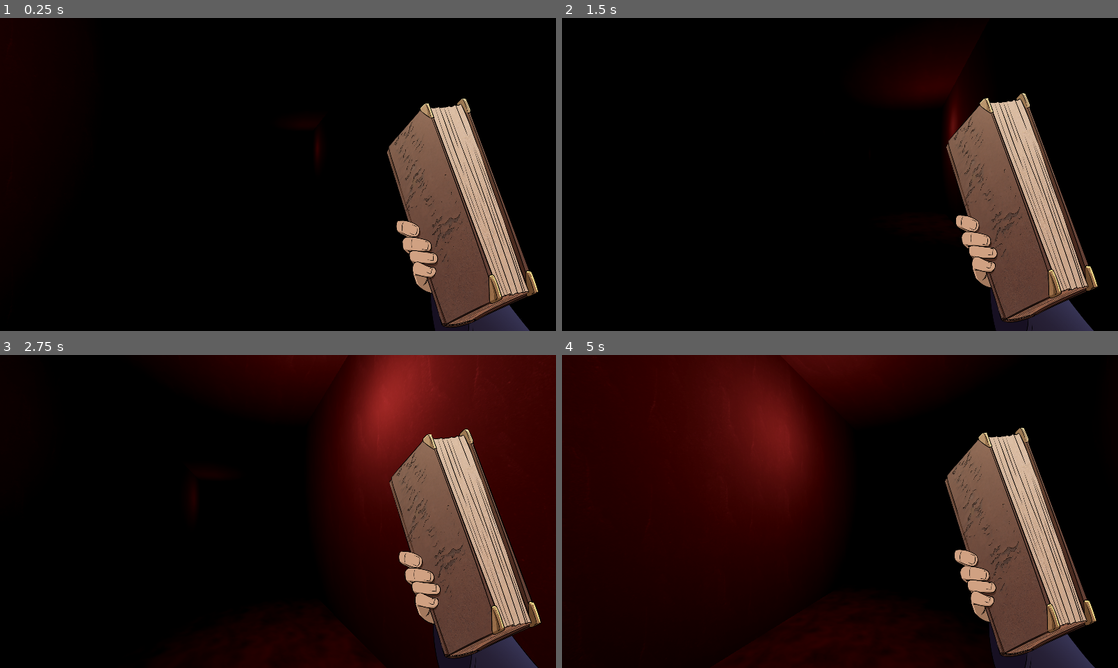
Above: before the commit, frames 1-4 (two rows, left to right).
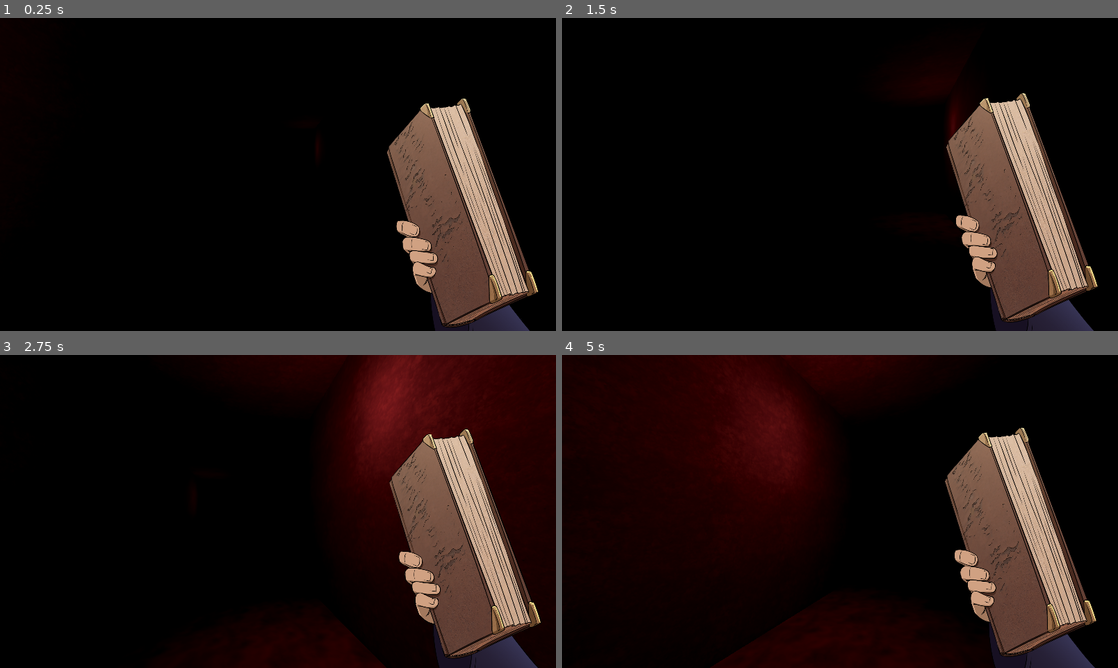
Above: after the commit, the same moments.

Repository: Bigaston/LDJam55
Game: Godot game, scene res://scenes/main.tscn
Two runs of this game, one before a commit and one after it. Both use one fixed random seed, a clock stepped at 60 frames per second and the inputs below.
Inputs (mouse positions are in pixels of both pictures, inside the frame that each line leads up to):
- Up to frame 1 (0.25 s): no input
- Up to frame 2 (1.5 s): tap Enter at 0.5 s; move the mouse to (867, 174) at 0.52 s; hold W (move_forward) from 0.53 s (still down); tap Space (use_spell) at 0.6, 1.35 s; move the mouse to (812, 174) at 1.27 s
- Up to frame 3 (2.75 s): keep holding W (move_forward); move the mouse to (289, 505) at 2.02 s; tap Space (use_spell) at 2.1 s
- Up to frame 4 (5 s): keep holding W (move_forward); move the mouse to (834, 517) at 2.77 s; tap Space (use_spell) at 2.85, 3.6, 4.35 s; move the mouse to (878, 514) at 3.52 s; move the mouse to (795, 508) at 4.27 s

The runs differ from the first frame. In frame 1, less than 0.1% of the frame differs, in the area x 6-7%, y 18-19%; in frame 2, less than 0.1%; in frame 3, 6.7%, in the area x 40-100%, y 0-98%; in frame 4, 5.6%.

Commit message:
Inté son du banshee

Diff:
--- a/default_bus_layout.tres
+++ b/default_bus_layout.tres
@@ -9,7 +9,7 @@
 bus/1/send = &"Master"
 bus/2/name = &"Music"
 bus/2/solo = false
-bus/2/mute = false
+bus/2/mute = true
 bus/2/bypass_fx = false
 bus/2/volume_db = 0.0
 bus/2/send = &"Master"
--- a/objects/monster_legs/Harpie_Leg.tscn
+++ b/objects/monster_legs/Harpie_Leg.tscn
@@ -1,6 +1,33 @@
-[gd_scene load_steps=2 format=3 uid="uid://bocaatiuyhe5j"]
+[gd_scene load_steps=5 format=3 uid="uid://bocaatiuyhe5j"]
 
 [ext_resource type="Texture2D" uid="uid://bfu7v8bh7o5dm" path="res://resources/textures/monsters/Harpie/BansheeLegs_muscle.png" id="1_r1y43"]
+[ext_resource type="AudioStream" uid="uid://csscnepbyflij" path="res://resources/audio/audio streams/L_B.tres" id="2_owuau"]
+
+[sub_resource type="Animation" id="Animation_40u23"]
+resource_name = "Walk"
+loop_mode = 1
+tracks/0/type = "method"
+tracks/0/imported = false
+tracks/0/enabled = true
+tracks/0/path = NodePath("Sounds/Legs")
+tracks/0/interp = 1
+tracks/0/loop_wrap = true
+tracks/0/keys = {
+"times": PackedFloat32Array(0, 0.5),
+"transitions": PackedFloat32Array(1, 1),
+"values": [{
+"args": [0.0],
+"method": &"play"
+}, {
+"args": [0.0],
+"method": &"play"
+}]
+}
+
+[sub_resource type="AnimationLibrary" id="AnimationLibrary_a01ew"]
+_data = {
+"Walk": SubResource("Animation_40u23")
+}
 
 [node name="HarpieLeg" type="Sprite3D"]
 pixel_size = 0.0018
@@ -8,5 +35,13 @@
 texture = ExtResource("1_r1y43")
 
 [node name="AnimationPlayer" type="AnimationPlayer" parent="."]
+libraries = {
+"": SubResource("AnimationLibrary_a01ew")
+}
+autoplay = "Walk"
 
 [node name="Sounds" type="Node3D" parent="."]
+
+[node name="Legs" type="AudioStreamPlayer3D" parent="Sounds"]
+stream = ExtResource("2_owuau")
+bus = &"SFX"
--- a/resources/audio/audio streams/L_B.tres
+++ b/resources/audio/audio streams/L_B.tres
@@ -1,20 +1,29 @@
-[gd_resource type="AudioStreamRandomizer" load_steps=5 format=3 uid="uid://csscnepbyflij"]
+[gd_resource type="AudioStreamRandomizer" load_steps=9 format=3 uid="uid://csscnepbyflij"]
 
-[sub_resource type="AudioStreamWAV" id="AudioStreamWAV_wrhdx"]
-
-[sub_resource type="AudioStreamWAV" id="AudioStreamWAV_ubilc"]
-
-[sub_resource type="AudioStreamWAV" id="AudioStreamWAV_kl0nm"]
-
-[sub_resource type="AudioStreamWAV" id="AudioStreamWAV_116wc"]
+[ext_resource type="AudioStream" uid="uid://cm4n4yfdm3thc" path="res://resources/audio/sources/monster_limbs/legs/L_B-Claws-001.wav" id="1_jmlbx"]
+[ext_resource type="AudioStream" uid="uid://83mq8m3kiqeg" path="res://resources/audio/sources/monster_limbs/legs/L_B-Claws-002.wav" id="2_gplpp"]
+[ext_resource type="AudioStream" uid="uid://desusd27ufd61" path="res://resources/audio/sources/monster_limbs/legs/L_B-Claws-003.wav" id="3_d8f3h"]
+[ext_resource type="AudioStream" uid="uid://dwq4q5g4q3om8" path="res://resources/audio/sources/monster_limbs/legs/L_B-Claws-004.wav" id="4_ex20s"]
+[ext_resource type="AudioStream" uid="uid://fo3kahc1ycnc" path="res://resources/audio/sources/monster_limbs/legs/L_B-Claws-005.wav" id="5_83c2j"]
+[ext_resource type="AudioStream" uid="uid://bu3jfggh2hl0s" path="res://resources/audio/sources/monster_limbs/legs/L_B-Claws-006.wav" id="6_m23pl"]
+[ext_resource type="AudioStream" uid="uid://bvwqdt1lcllpd" path="res://resources/audio/sources/monster_limbs/legs/L_B-Claws-007.wav" id="7_xhbus"]
+[ext_resource type="AudioStream" uid="uid://dms4uo8xc7l62" path="res://resources/audio/sources/monster_limbs/legs/L_B-Claws-008.wav" id="8_pfqvh"]
 
 [resource]
-streams_count = 4
-stream_0/stream = SubResource("AudioStreamWAV_wrhdx")
+streams_count = 8
+stream_0/stream = ExtResource("1_jmlbx")
 stream_0/weight = 1.0
-stream_1/stream = SubResource("AudioStreamWAV_ubilc")
+stream_1/stream = ExtResource("2_gplpp")
 stream_1/weight = 1.0
-stream_2/stream = SubResource("AudioStreamWAV_kl0nm")
+stream_2/stream = ExtResource("3_d8f3h")
 stream_2/weight = 1.0
-stream_3/stream = SubResource("AudioStreamWAV_116wc")
+stream_3/stream = ExtResource("4_ex20s")
 stream_3/weight = 1.0
+stream_4/stream = ExtResource("5_83c2j")
+stream_4/weight = 1.0
+stream_5/stream = ExtResource("6_m23pl")
+stream_5/weight = 1.0
+stream_6/stream = ExtResource("7_xhbus")
+stream_6/weight = 1.0
+stream_7/stream = ExtResource("8_pfqvh")
+stream_7/weight = 1.0
--- a/resources/materials/wall_material.tres
+++ b/resources/materials/wall_material.tres
@@ -1,7 +1,7 @@
 [gd_resource type="StandardMaterial3D" load_steps=2 format=3 uid="uid://bkri1w7v87df7"]
 
-[ext_resource type="Texture2D" uid="uid://btw614aadlkms" path="res://resources/textures/walls/textureWalls1.png" id="1_llhvs"]
+[ext_resource type="Texture2D" uid="uid://i7swsnbu3fy5" path="res://resources/textures/walls/textureWalls2.png" id="1_mb8ia"]
 
 [resource]
-albedo_texture = ExtResource("1_llhvs")
+albedo_texture = ExtResource("1_mb8ia")
 uv1_triplanar = true
Binary file added: resources/textures/walls/textureWalls2.png
Not shown, added: resources/textures/walls/textureWalls2.png.import
